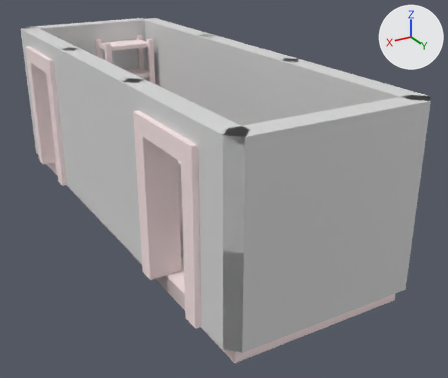
What one commit did to the FBX model Assets/Models/Remastered Models/Level 1/Level_1_3.fbx.
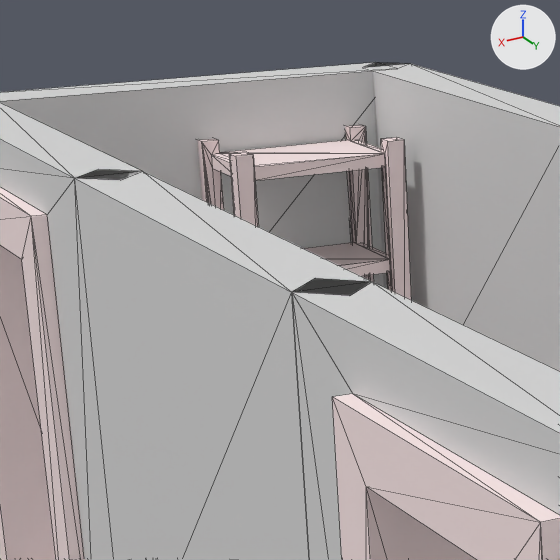
Old and new are each drawn whole from a 50 mm camera at (-0.56, 4.88, 3.49) aimed at (-4.37, -1.47, 0.32) and again close up on the part from 9% to 44% of the width and 0% to 42% of the height. The lights are fixed; the arrows at upper right show +X, +Y and +Z. The close-ups show mesh edges as thin lines. Where no turn or scale is listed for an object, it has been applied to the vertices. Vertices at the same position are counted once.

In view in the first close-up: 'mergedBlocks'.
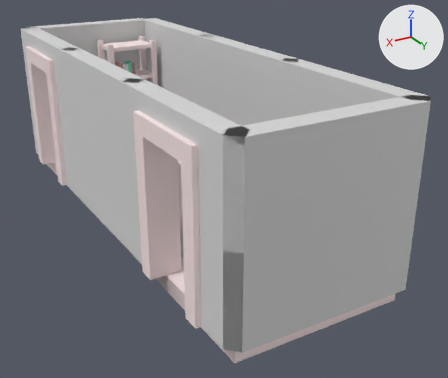
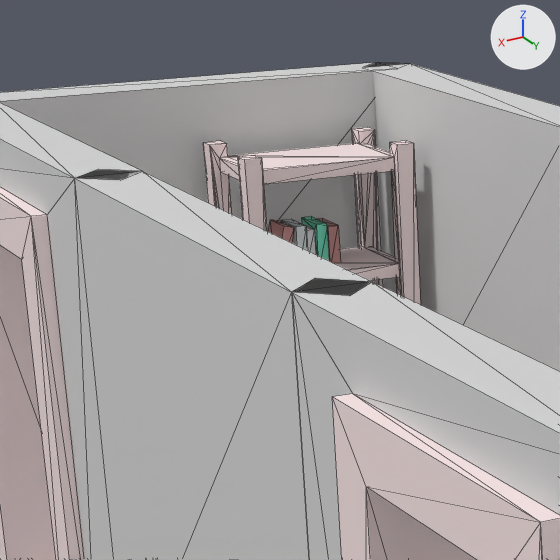
Pixel boxes (x1, y1, x2, y2) of what changed, in the close-ups (560 x 560 px; the box of a moved part takes in the faces that stretch with it):
part 1 of me_mesh, moved or reshaped
    before: (197, 125, 411, 300)
    after: (203, 127, 421, 305)
part 2 of me_mesh, added
    after: (281, 216, 341, 263)
part 3 of me_mesh, added
    after: (268, 220, 294, 243)

Diff of the bpy script that builds the scene:
```diff
--- a/Assets/Models/Remastered Models/Level 1/Level_1_3.fbx.py
+++ b/Assets/Models/Remastered Models/Level 1/Level_1_3.fbx.py
@@ mat_carpetdarker_clone @@
+mat_carpetdarker_clone = principled_material('carpetDarker(Clone)')
+mat_carpetdarker_clone.base_color = (0.608, 0.298, 0.285)  # pink #cd9491
+mat_carpetdarker_clone.roughness = 0.553
@@ mat_carpetwhite_clone @@
+mat_carpetwhite_clone = principled_material('carpetWhite(Clone)')
+mat_carpetwhite_clone.base_color = (0.973, 1.0, 1.0)  # white #fcffff
+mat_carpetwhite_clone.roughness = 0.553
@@ mat_plant_clone @@
+mat_plant_clone = principled_material('plant(Clone)')
+mat_plant_clone.base_color = (0.182, 0.821, 0.576)  # green #76eac8
+mat_plant_clone.roughness = 0.553
@@ me_mesh @@
 # used by ob_mergedblocks; location = (0.0, 0.0, 0.0)
-me_mesh.from_pydata(...)  # 356 vertices, 752 faces; spans x -5.12..-2.82, y -5.12..1.13, z -0.2..2.0
+me_mesh.from_pydata(...)  # 461 vertices, 938 faces; spans x -5.12..-2.82, y -5.12..1.13, z -0.2..2.0
+# me_mesh part 1: the loose piece of 144 vertices spanning x -4.8..-4.0, y -4.9..-4.4, z 0.0..1.76 is moved by (0.0, 0.1, 0.0)
+# me_mesh part 2: a new loose piece of 27 vertices spanning x -4.5..-4.3, y -4.69..-4.5, z 1.2..1.4
+# me_mesh part 3
+# 12 vertices are added at x -4.5..-4.15, y -4.69..-4.33, z 0.3..1.4
+# 12 new vertices lie (0.05, 0.0, 0.01) away from vertices in x -4.5..-4.15, y -4.69..-4.33, z 0.3..1.4
+# 36 new faces join them, mat_carpetdarker_clone (pink #cd9491)
 me_mesh.materials.append(mat_custom23_clone)
@@ me_mesh @@
 me_mesh.materials.append(mat_metal_clone)
+me_mesh.materials.append(mat_carpetdarker_clone)  # pink #cd9491
+me_mesh.materials.append(mat_carpetwhite_clone)  # white #fcffff
+me_mesh.materials.append(mat_plant_clone)  # green #76eac8
```
